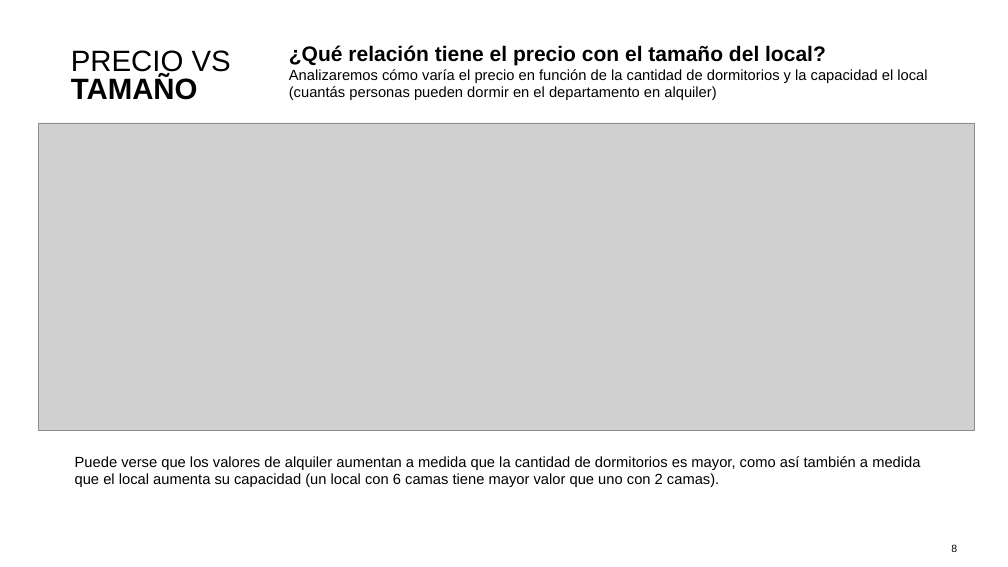
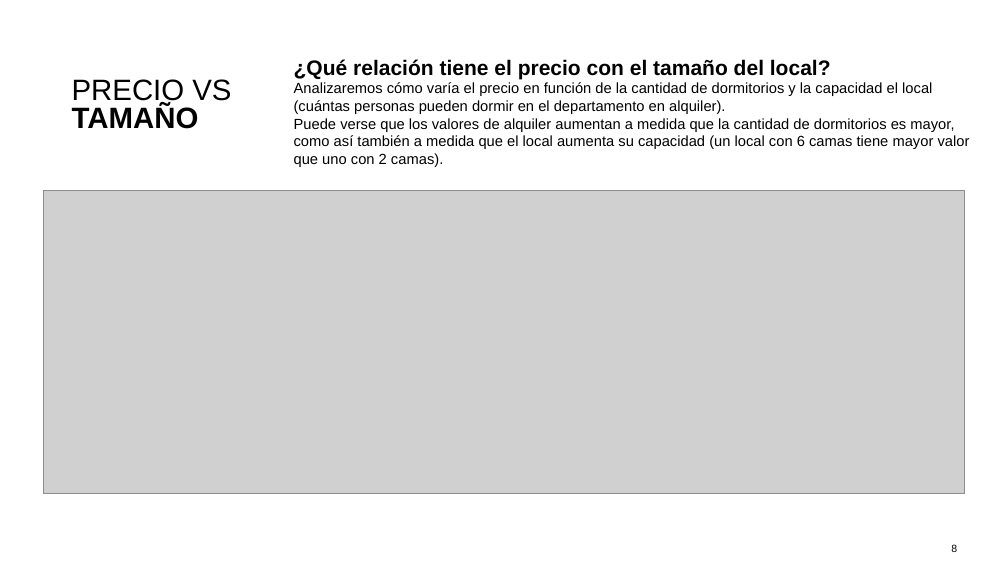
Before and after one commit to tekluis/CoderHouse, a slide deck: slide 8 of 11-PRESENTACION_TEK.pptx. Drawn at 1008x567 pixels with LibreOffice and Linux fonts; fonts in the diff are those of the drawing; grey boxes stand for pictures. Boxes give left, top, right and bottom in pixels: in the first picture for what was removed or moved away, otherwise in the second. Text is boxed around its words. In the diff, an @@ line names an element or a change of style, - is before the commit and + after.

```diff
--- a/11-PRESENTACION_TEK.pptx
+++ b/11-PRESENTACION_TEK.pptx
@@ text "¿Qué relación tiene el precio ..." moved from (x1=289, y1=45, x2=927, y2=100) to (x1=294, y1=59, x2=970, y2=167) @@
@@ text "PRECIO VS TAMAÑO" moved from (x1=71, y1=50, x2=231, y2=100) to (x1=72, y1=79, x2=231, y2=129) @@
@@ text at (x1=294, y1=82, x2=970, y2=167): text changed @@
-Analizaremos cómo varía el precio en función de la cantidad de dormitorios y la capacidad el local (cuantás personas pueden dormir en el departamento en alquiler)
+Analizaremos cómo varía el precio en función de la cantidad de dormitorios y la capacidad el local (cuántas personas pueden dormir en el departamento en alquiler).
+Puede verse que los valores de alquiler aumentan a medida que la cantidad de dormitorios es mayor, como así también a medida que el local aumenta su capacidad (un local con 6 camas tiene mayor valor que uno con 2 camas).
@@ picture resized from (x1=39, y1=123, x2=975, y2=430) to (x1=43, y1=191, x2=965, y2=493) @@
@@ text removed at (x1=75, y1=456, x2=920, y2=487) @@
-Puede verse que los valores de alquiler aumentan a medida que la cantidad de dormitorios es mayor, como así también a medida que el local aumenta su capacidad (un local con 6 camas tiene mayor valor que uno con 2 camas).
```
Also in this commit, not shown: 7 other slides changed, 2 slides added, 1 slide removed, 1 other file.
